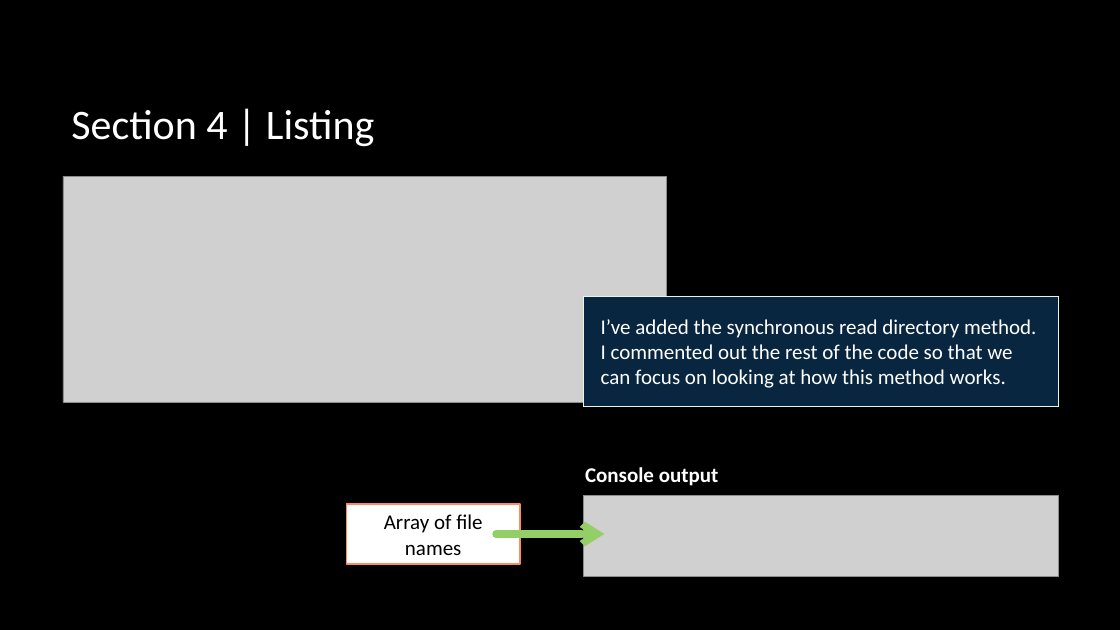
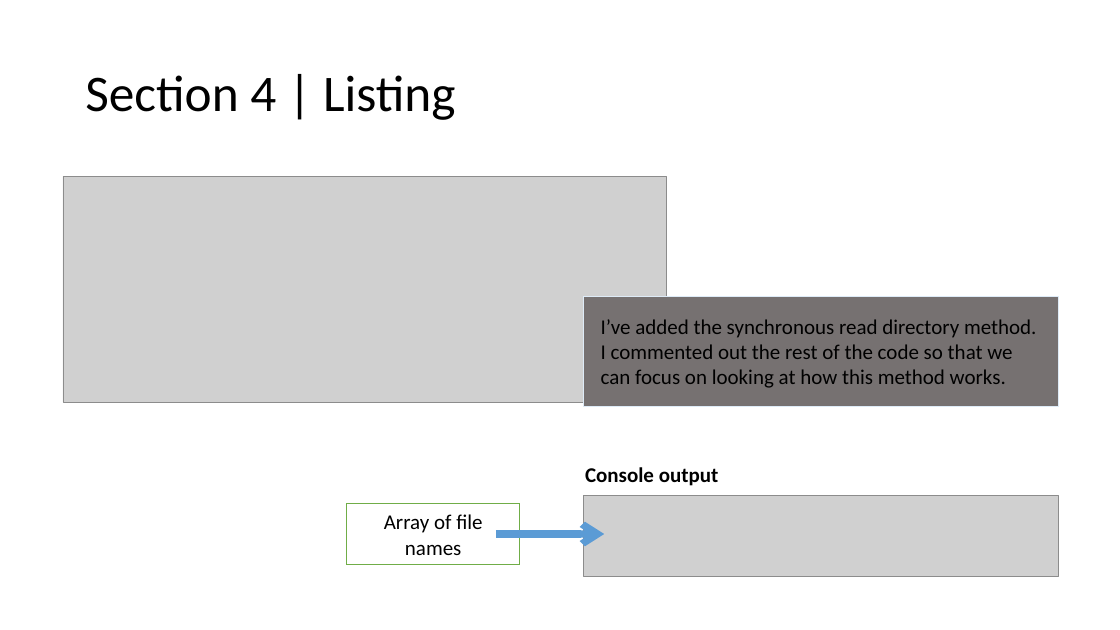
Before and after one commit to conduitl/csv_lesson, a slide deck: slide 10 of case1.pptx. Drawn at 1120x630 pixels with LibreOffice and Linux fonts; fonts in the diff are those of the drawing; grey boxes stand for pictures; background and template pictures are left out. Boxes give left, top, right and bottom in pixels: in the first picture for what was removed or moved away, otherwise in the second. Text is boxed around its words. In the diff, an @@ line names an element or a change of style, - is before the commit and + after.

```diff
--- a/case1.pptx
+++ b/case1.pptx
@@ background picture (left out) to #FFFFFF @@
@@ title "Section 4 | Listing": place and size @@
-title "Section 4 | Listing" at <box>71,110,374,147</box>
+title "Section 4 | Listing" at <box>85,75,455,120</box>
@@ title "Section 4 | Listing" at <box>85,75,455,120</box>: size 36 to 44 pt, text colour #FFFFFF to #000000; line spacing 1 to 0.9 @@
@@ rectangle "I’ve added the synchronous read ..." at <box>584,297,1060,407</box>: text colour #FFFFFF to #000000; fill #08263F to #767171; outline #EAF5E1 0.75 pt to #DEEBF7 0.75 pt @@
@@ text "Console output" at <box>585,467,719,486</box>: text colour #FFFFFF to #000000 @@
@@ rectangle "Array of file names" at <box>347,504,520,565</box>: outline #F98C61 1.5 pt to #70AD47 1 pt @@
@@ arrow (496, 534) - (604, 534): stroke #94CE67 6 pt to #5B9BD5 6 pt @@
```
Also in this commit, not shown: 15 other slides changed, 1 slide added, 2 other files.
